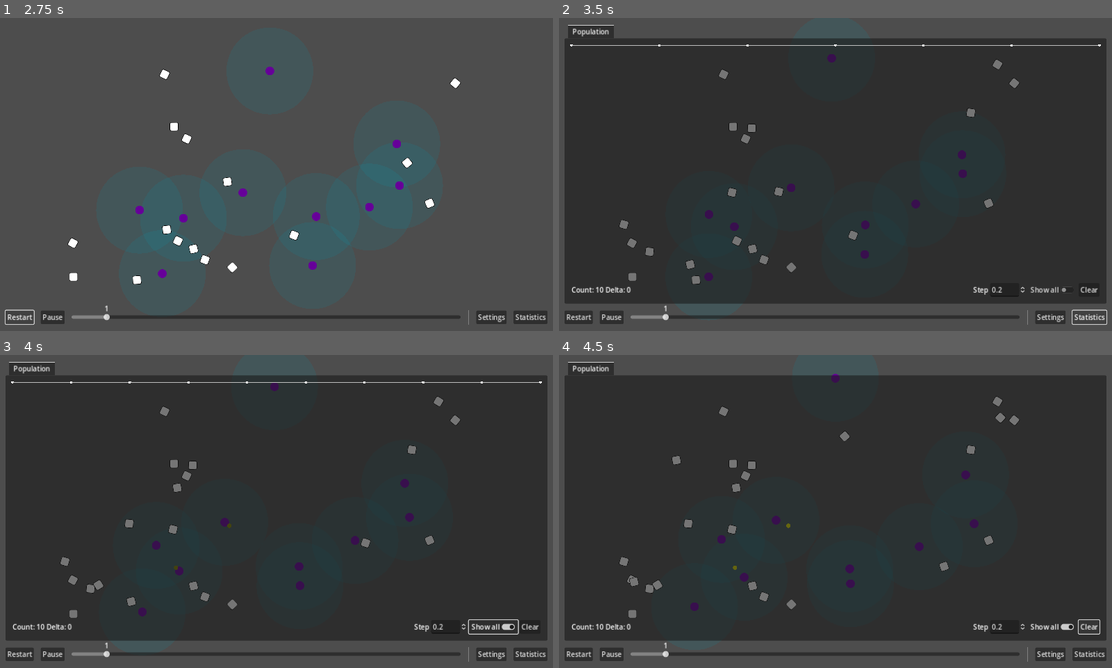
Above: before the commit, frames 1-4 (two rows, left to right).
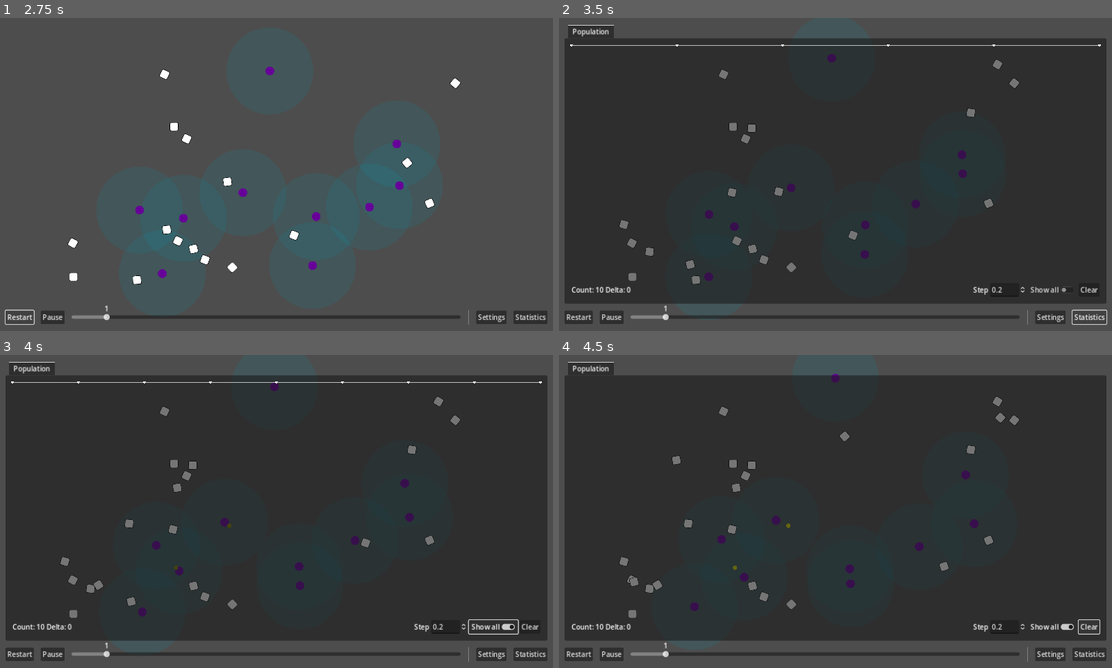
Above: after the commit, the same moments.

Repository: wivest/Natural-Selection
Game: Godot game, scene res://main.tscn
Same seed, same stepped clock (60 frames per second), same inputs: the game is played once before the commit and once after it.
Inputs:
- Up to frame 1 (2.75 s): click "Restart" at 0.5 s; click "Restart" at 1.25 s; click "Restart" at 2 s
- Up to frame 2 (3.5 s): click "Statistics" at 2.75 s
- Up to frame 3 (4 s): click "Show all" at 3.5 s
- Up to frame 4 (4.5 s): click "Clear" at 4.25 s

Frame 1 is identical in both runs. In frame 2, less than 0.1% of the frame differs, in the area x 17-83%, y 8-10%; in frame 3, less than 0.1%, in the area x 12-88%, y 8-10%; in frame 4, nothing differs.

Commit message:
refactor: leave list empty on reset

Diff:
--- a/ui/tabs/statistics/chart/chart.gd
+++ b/ui/tabs/statistics/chart/chart.gd
@@ -39,7 +39,6 @@
 	if Input.is_action_just_pressed(&"restart"):
 		population = []
 		_previous_step = time
-		population.append(Vector2(time * Parameters.speed, Creature.count))
 
 func _draw():
 	var prev: Vector2
Not shown: 3 places in ui/tabs/statistics/chart/chart.tscn that only renumber resources
